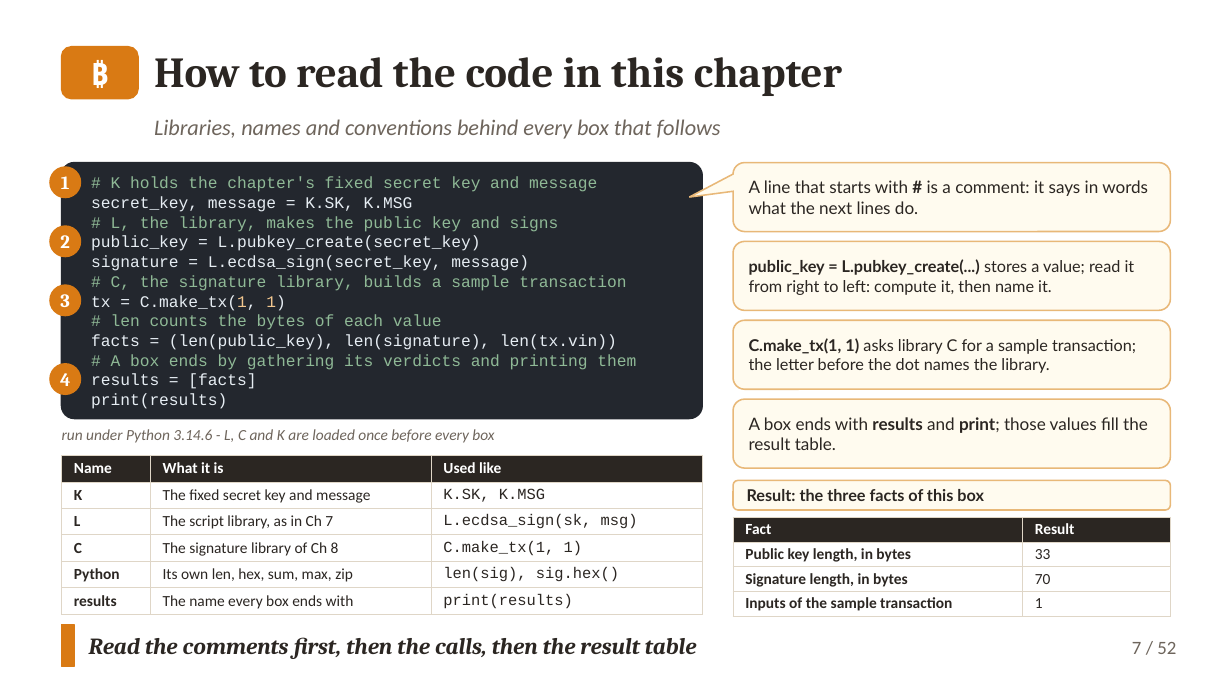
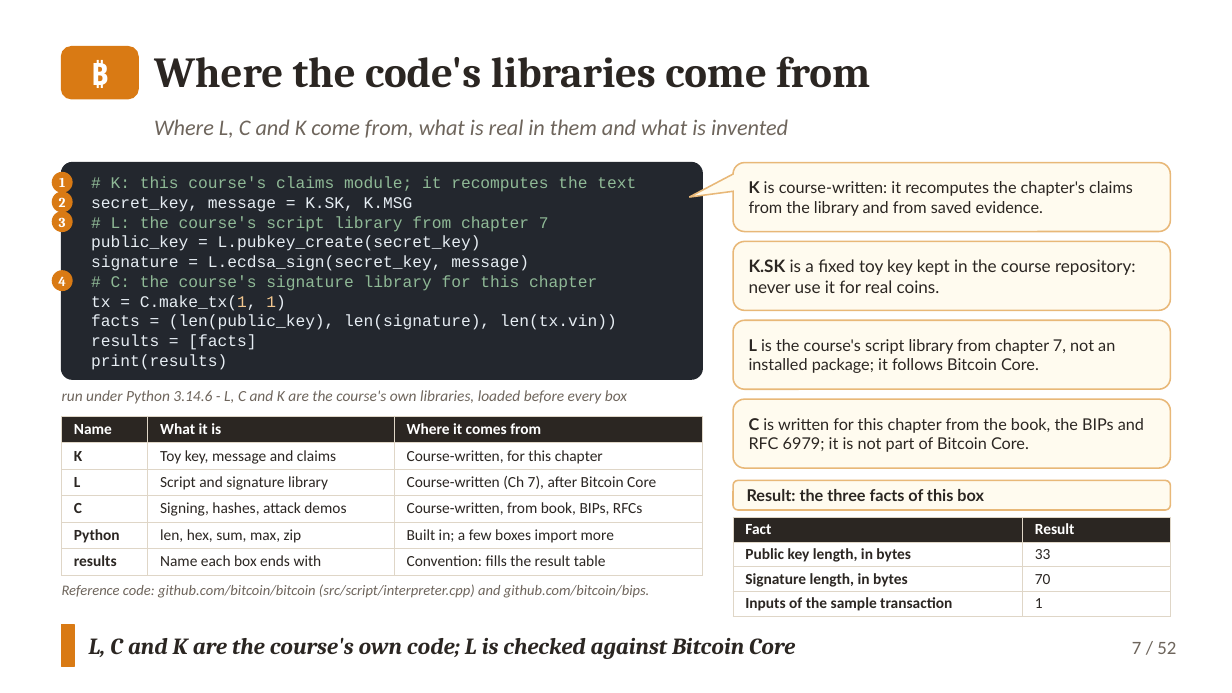
Before and after one commit to altunelyusuf/SEN0401, a slide deck: slide 7 of 03-materials/ch08/SEN0401_Ch08_DigitalSignatures_3e_v2_4_0.pptx. Drawn at 1232x693 pixels with LibreOffice and Linux fonts; fonts in the diff are those of the drawing. Boxes give left, top, right and bottom in pixels: in the first picture for what was removed or moved away, otherwise in the second. Text is boxed around its words. In the diff, an @@ line names an element or a change of style, - is before the commit and + after.

```diff
--- a/03-materials/ch08/SEN0401_Ch08_DigitalSignatures_3e_v2_4_0.pptx
+++ b/03-materials/ch08/SEN0401_Ch08_DigitalSignatures_3e_v2_4_0.pptx
@@ text at <box>154,56,870,88</box>: text changed @@
-How to read the code in this chapter
+Where the code's libraries come from
@@ text at <box>154,119,788,138</box>: text changed @@
-Libraries, names and conventions behind every box that follows
+Where L, C and K come from, what is real in them and what is invented
@@ ellipse: place and size @@
-ellipse at <box>49,166,81,198</box>
+ellipse at <box>52,171,73,192</box>
@@ rounded rectangle: place and size @@
-rounded rectangle at <box>62,163,702,419</box>
+rounded rectangle at <box>62,163,702,379</box>
@@ text at <box>111,176,636,192</box>: text changed @@
-# K holds the chapter's fixed secret key and message
+# K: this course's claims module; it recomputes the text
@@ text "2": place and size @@
-text "2" at <box>60,235,70,248</box>
+text "2" at <box>59,197,66,207</box>
@@ ellipse added at <box>52,191,73,212</box>, fill #D97A14 @@
@@ text in rounded speech box at <box>749,181,1133,216</box>: text changed; size 10 to 9.5 pt @@
-A line that starts with # is a comment: it says in words what the next lines do.
+K is course-written: it recomputes the chapter's claims from the library and from saved evidence.
@@ text "3": place and size @@
-text "3" at <box>60,294,70,307</box>
+text "3" at <box>59,217,66,227</box>
@@ ellipse: place and size @@
-ellipse at <box>49,225,81,257</box>
+ellipse at <box>52,211,73,232</box>
@@ text at <box>111,216,549,232</box>: text changed @@
-# L, the library, makes the public key and signs
+# L: the course's script library from chapter 7
@@ text in rounded rectangle at <box>749,259,1136,293</box>: text changed; size 9.5 to 10 pt @@
-public_key = L.pubkey_create(...) stores a value; read it from right to left: compute it, then name it.
+K.SK is a fixed toy key kept in the course repository: never use it for real coins.
@@ size 11 to 8 pt in 4 elements at <box>59,178,65,187</box>, <box>59,197,66,207</box>, <box>59,217,66,227</box>, <box>58,276,66,286</box> @@
@@ text "4": place and size @@
-text "4" at <box>60,373,70,386</box>
+text "4" at <box>58,276,66,286</box>
@@ ellipse: place and size @@
-ellipse at <box>49,285,81,317</box>
+ellipse at <box>52,270,73,291</box>
@@ text at <box>111,275,597,291</box>: text changed @@
-# C, the signature library, builds a sample transaction
+# C: the course's signature library for this chapter
@@ text at <box>111,314,442,330</box>: paragraph removed @@
-# len counts the bytes of each value
@@ text at <box>111,354,636,370</box>: paragraph removed @@
-# A box ends by gathering its verdicts and printing them
@@ text in rounded rectangle at <box>749,339,1115,373</box>: text changed @@
-C.make_tx(1, 1) asks library C for a sample transaction; the letter before the dot names the library.
+L is the course's script library from chapter 7, not an installed package; it follows Bitcoin Core.
@@ ellipse removed at <box>49,363,81,395</box> @@
@@ text at <box>62,390,627,404</box>: text changed @@
-run under Python 3.14.6 - L, C and K are loaded once before every box
+run under Python 3.14.6 - L, C and K are the course's own libraries, loaded before every box
@@ table at <box>62,416,702,575</box> @@
-row 1, column 3: Used like
+row 1, column 3: Where it comes from
-row 2, column 2: The fixed secret key and message
+row 2, column 2: Toy key, message and claims
-row 2, column 3: K.SK, K.MSG
+row 2, column 3: Course-written, for this chapter
-row 3, column 2: The script library, as in Ch 7
+row 3, column 2: Script and signature library
-row 3, column 3: L.ecdsa_sign(sk, msg)
+row 3, column 3: Course-written (Ch 7), after Bitcoin Core
-row 4, column 2: The signature library of Ch 8
+row 4, column 2: Signing, hashes, attack demos
-row 4, column 3: C.make_tx(1, 1)
+row 4, column 3: Course-written, from book, BIPs, RFCs
-row 5, column 2: Its own len, hex, sum, max, zip
+row 5, column 2: len, hex, sum, max, zip
-row 5, column 3: len(sig), sig.hex()
+row 5, column 3: Built in; a few boxes import more
-row 6, column 2: The name every box ends with
+row 6, column 2: Name each box ends with
-row 6, column 3: print(results)
+row 6, column 3: Convention: fills the result table
@@ table: place and size @@
-table at <box>62,456,702,615</box>
+table at <box>62,416,702,575</box>
@@ text in rounded rectangle at <box>749,418,1144,452</box>: text changed; size 10 to 9.5 pt @@
-A box ends with results and print; those values fill the result table.
+C is written for this chapter from the book, the BIPs and RFC 6979; it is not part of Bitcoin Core.
@@ text added at <box>62,584,649,598</box>, 8.5 pt, text #6E655C, italic @@
+Reference code: github.com/bitcoin/bitcoin (src/script/interpreter.cpp) and github.com/bitcoin/bips.
@@ text at <box>89,638,795,659</box>: text changed @@
-Read the comments first, then the calls, then the result table
+L, C and K are the course's own code; L is checked against Bitcoin Core
```
Also in this commit, not shown: 8 other files.
